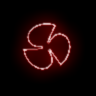
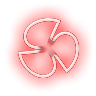
The second w=96, h=96 image is a revision of the first. Changes to its layers:
renamed "Shape 1" to "Shape 2", painted on it over [18, 18, 79, 78]
hid "Background" over [0, 0, 96, 96]
